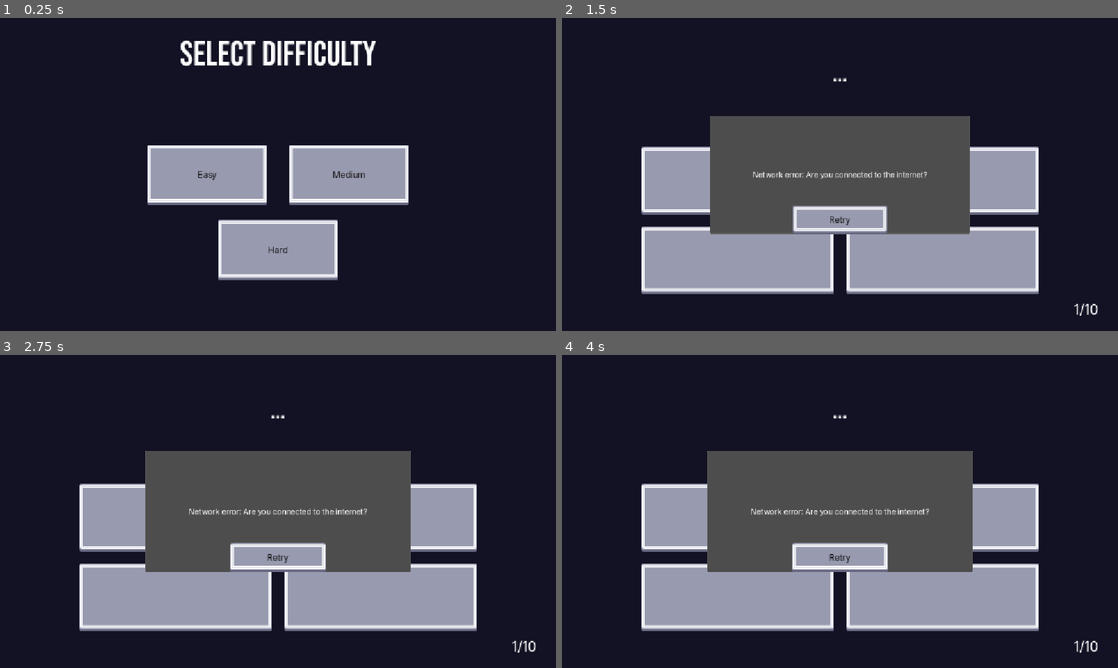
Above: before the commit, frames 1-4 (two rows, left to right).
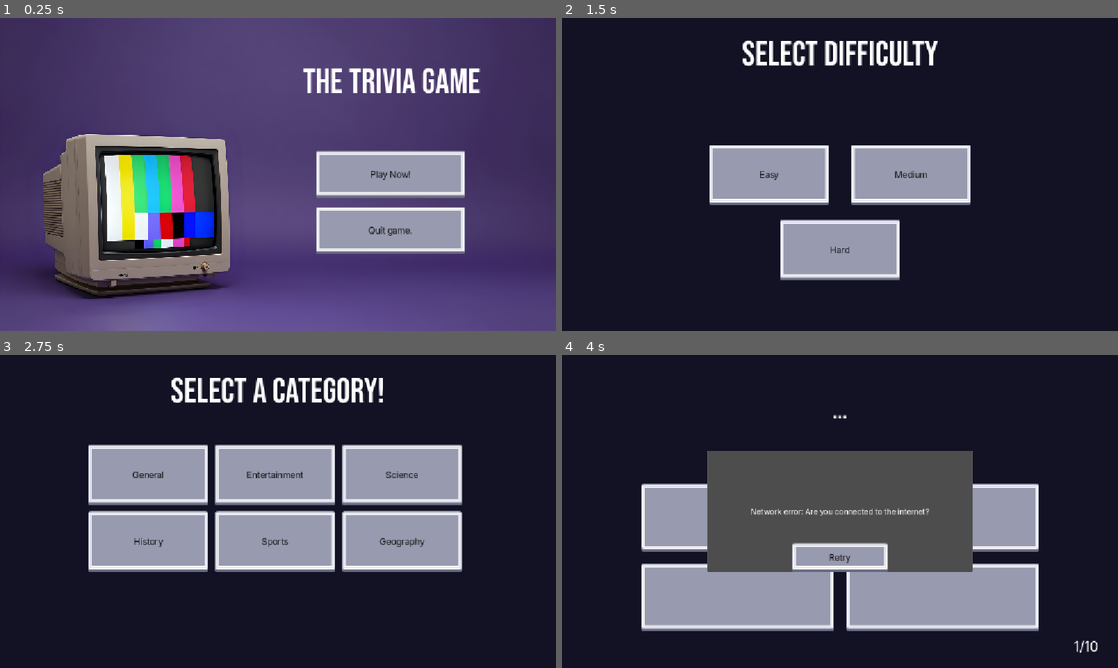
Above: after the commit, the same moments.

Repository: HelamanWarrior/Trivia-Coding-Challenge
Game: Godot game, scene res://src/ui/title_screen/title_screen.tscn
Two runs of this game, one before a commit and one after it. Both use one fixed random seed, a clock stepped at 60 frames per second and the inputs below. Before the commit the project starts from res://src/ui/selection_screen/selection_screen.tscn.
Inputs (mouse positions are in pixels of both pictures, inside the frame that each line leads up to):
- Up to frame 1 (0.25 s): no input
- Up to frame 2 (1.5 s): click (767, 174) at 0.5 s, where only the run before the commit has a clickable "Easy"; click (951, 174) at 1.25 s, where only the run after the commit has a clickable "Play Now!"
- Up to frame 3 (2.75 s): click (205, 511) at 2 s, where only the run after the commit has a clickable "Easy"
- Up to frame 4 (4 s): click (840, 558) at 2.75 s, where only the run before the commit has a clickable "Retry"; click "Retry" at 3.5 s

The runs differ from the first frame. In frame 1, 96% of the frame differs, in the area x 0-100%, y 0-100%; in frame 2, 36%; in frame 3, 39%; in frame 4, nothing differs.

Commit message:
Add README

Diff:
--- a/project.godot
+++ b/project.godot
@@ -11,7 +11,7 @@
 [application]
 
 config/name="Trivia Coding Challenge"
-run/main_scene="uid://b8y2fe42hxyux"
+run/main_scene="uid://b4qhqaw1ul68b"
 config/features=PackedStringArray("4.6")
 config/icon="res://icon.svg"
 
Not shown, added: .README.md.un~
Not shown, added: README.md
Not shown, added: README.md~
